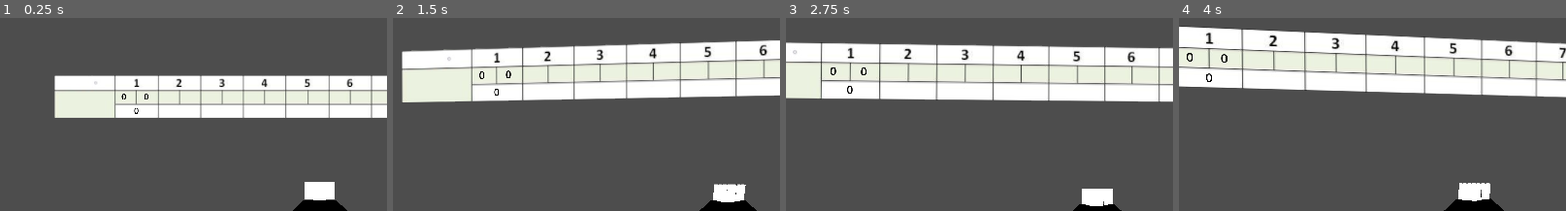
Above: before the commit, frames 1-4 (left to right).
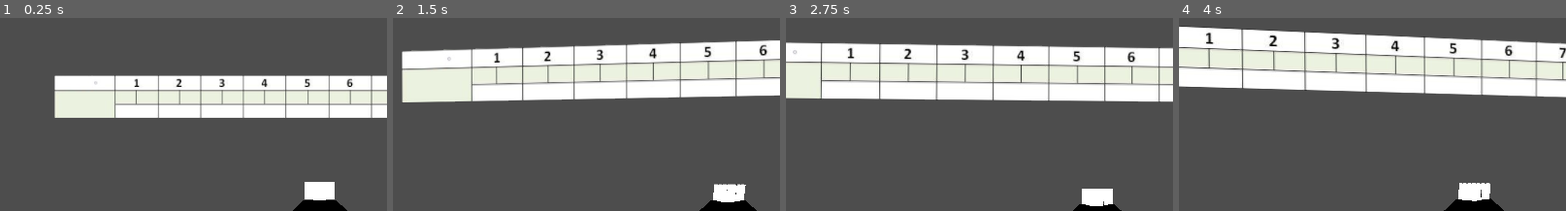
Above: after the commit, the same moments.

Repository: Lewis-Adkins/Godot_Bowling
Game: Godot game, scene res://main.tscn
The game is run twice, just before and just after one commit, with the same random seed, the same clock (stepped at 60 frames per second) and the same inputs.
Inputs (mouse positions are % of the whole screen's width and height, from its top left):
- Up to frame 1 (0.25 s): no input
- Up to frame 2 (1.5 s): move the mouse to (55, 43) at 0.52 s; hold W (move_forward) from 0.53 s (still down); tap E (interact) at 0.6, 1.35 s; move the mouse to (45, 44) at 1.27 s
- Up to frame 3 (2.75 s): keep holding W (move_forward); tap Enter at 2 s; move the mouse to (52, 42) at 2.02 s; tap E (interact) at 2.1 s
- Up to frame 4 (4 s): keep holding W (move_forward); tap Space at 2.75 s; move the mouse to (49, 45) at 2.77 s; tap E (interact) at 2.85, 3.6 s; tap Enter at 3.5 s; move the mouse to (57, 45) at 3.52 s
The pictures show only the part of the screen within x 9-59%, y 0-50%; the shares and areas given below are measured in that part.

The runs differ from the first frame. In frame 1, less than 0.1% of the frame differs, in the area x 31-39%, y 39-50%; in frame 2, less than 0.1%; in frame 3, 0.1%; in frame 4, 0.1%, in the area x 2-13%, y 18-34%.
Error after the commit: Parse Error: Expected variable name after "var". (res://scripts/frame_calculation.gd:7)

Commit message:
fixed going from one frame to the next

Diff:
--- a/entities/ball_launch.tscn
+++ b/entities/ball_launch.tscn
@@ -1,8 +1,8 @@
 [gd_scene load_steps=8 format=3 uid="uid://crln2kflk0v3b"]
 
-[ext_resource type="Script" path="res://entities/ball_launch.gd" id="1_u5imd"]
+[ext_resource type="Script" path="res://scripts/ball_launch.gd" id="1_1ev6s"]
 [ext_resource type="Texture2D" uid="uid://3ueforejq675" path="res://assets/textures/pixar-ball.png" id="2_knf76"]
-[ext_resource type="Script" path="res://entities/ball_launch_camera.gd" id="3_jcrr3"]
+[ext_resource type="Script" path="res://scripts/ball_launch_camera.gd" id="3_llk2t"]
 
 [sub_resource type="PhysicsMaterial" id="PhysicsMaterial_6pign"]
 friction = 0.43
@@ -20,7 +20,7 @@
 physics_material_override = SubResource("PhysicsMaterial_6pign")
 can_sleep = false
 freeze_mode = 1
-script = ExtResource("1_u5imd")
+script = ExtResource("1_1ev6s")
 
 [node name="ball_launch_mesh" type="MeshInstance3D" parent="."]
 layers = 9
@@ -41,7 +41,7 @@
 
 [node name="ball_launch_camera" type="Camera3D" parent="."]
 transform = Transform3D(1, 0, 0, 0, 0.984808, 0.173648, 0, -0.173648, 0.984808, 0, 2, 2.568)
-script = ExtResource("3_jcrr3")
+script = ExtResource("3_llk2t")
 
 [connection signal="tree_entered" from="." to="." method="_on_tree_entered"]
 [connection signal="timeout" from="ball_launch_timer" to="." method="_on_ball_launch_timer_timeout"]
--- a/entities/pillar.tscn
+++ b/entities/pillar.tscn
@@ -1,30 +1,39 @@
 [gd_scene load_steps=6 format=3 uid="uid://clbkx5y0dnspp"]
 
-[ext_resource type="Script" path="res://entities/upright_check.gd" id="1_6l0h0"]
+[ext_resource type="Script" path="res://scripts/upright_check.gd" id="1_xbegr"]
 
 [sub_resource type="GDScript" id="GDScript_um4ei"]
-script/source = "extends RigidBody3D
+script/source = "### ATTACHED TO: entities/pillar.tscn ###
+
+extends RigidBody3D
+
 var number_of_throws: int = 0
 var initial_transform: Transform3D
+
 @onready var ball_thrown_node = $\"../../Player/TwistPivot/PitchPivot/Camera3D/RayCast_player\"
+@onready var reset_timer = $Timer
+
 func _ready():
 	ball_thrown_node.ball_thrown.connect(_on_ball_thrown)
 	initial_transform = global_transform
 
 func _on_ball_thrown() -> void:
 	number_of_throws += 1
-	if number_of_throws == 3:
-		global_transform = initial_transform
-		global_transform.basis = Basis()
 
-		linear_velocity = Vector3.ZERO
-		angular_velocity = Vector3.ZERO
-
-		number_of_throws = 1
+	if number_of_throws == 2:
+		reset_timer.start() # Start the timer after the second throw
 
 
-func _physics_process(delta):
-	pass
+func _on_timer_timeout():
+
+	global_transform = initial_transform
+	global_transform.basis = Basis()
+
+	linear_velocity = Vector3.ZERO
+	angular_velocity = Vector3.ZERO
+
+
+	number_of_throws = 0 # Reset the number of throws after reset
 "
 
 [sub_resource type="StandardMaterial3D" id="StandardMaterial3D_llb7i"]
@@ -55,4 +64,10 @@
 collide_with_bodies = false
 debug_shape_custom_color = Color(0.34947, 0.746289, 0.318432, 1)
 debug_shape_thickness = 4
-script = ExtResource("1_6l0h0")
+script = ExtResource("1_xbegr")
+
+[node name="Timer" type="Timer" parent="."]
+wait_time = 6.0
+one_shot = true
+
+[connection signal="timeout" from="Timer" to="." method="_on_timer_timeout"]
--- a/enviroment/pillar_pyramid.tscn
+++ b/enviroment/pillar_pyramid.tscn
@@ -1,6 +1,6 @@
 [gd_scene load_steps=4 format=3 uid="uid://d06lr0grmjxqy"]
 
-[ext_resource type="Script" path="res://enviroment/point_aggregation.gd" id="1_3bysr"]
+[ext_resource type="Script" path="res://scripts/point_aggregation.gd" id="1_3bysr"]
 [ext_resource type="PackedScene" uid="uid://clbkx5y0dnspp" path="res://entities/pillar.tscn" id="1_rmwtm"]
 [ext_resource type="PackedScene" uid="uid://borfm64hew3d4" path="res://enviroment/upright_check_area.tscn" id="2_rlf4p"]
 
--- a/enviroment/score_screen.tscn
+++ b/enviroment/score_screen.tscn
@@ -1,7 +1,7 @@
 [gd_scene load_steps=3 format=3 uid="uid://dborw6l1jokof"]
 
 [ext_resource type="Texture2D" uid="uid://e8s6433prgkb" path="res://assets/textures/bowling_score_sheet.jpg" id="1_qbs7d"]
-[ext_resource type="Script" path="res://enviroment/BowlingScoreSheet.gd" id="2_nafxj"]
+[ext_resource type="Script" path="res://scripts/BowlingScoreSheet.gd" id="2_nafxj"]
 
 [node name="ScoreScreen" type="Node3D"]
 transform = Transform3D(1, 0, 0, 0, 1, 0, 0, 0, 1, 0, 0, -0.629185)
--- a/main.tscn
+++ b/main.tscn
@@ -5,7 +5,7 @@
 [ext_resource type="PackedScene" uid="uid://s7re5t268a3c" path="res://enviroment/boundaries/foul_line.tscn" id="4_tmrkx"]
 [ext_resource type="PackedScene" uid="uid://d06lr0grmjxqy" path="res://enviroment/pillar_pyramid.tscn" id="5_2mtjm"]
 [ext_resource type="PackedScene" uid="uid://cqv2702roktbm" path="res://entities/ball.tscn" id="5_n7uxm"]
-[ext_resource type="Script" path="res://frame_calculation.gd" id="6_u1bj6"]
+[ext_resource type="Script" path="res://scripts/frame_calculation.gd" id="6_u1bj6"]
 [ext_resource type="PackedScene" uid="uid://dborw6l1jokof" path="res://enviroment/score_screen.tscn" id="7_e0xra"]
 
 [sub_resource type="StandardMaterial3D" id="StandardMaterial3D_sn5xl"]
@@ -74,7 +74,17 @@
 [node name="frame_calculation" type="Node3D" parent="."]
 script = ExtResource("6_u1bj6")
 
+[node name="next_frame_timer" type="Timer" parent="frame_calculation"]
+wait_time = 4.5
+one_shot = true
+
+[node name="strike_spare_timer" type="Timer" parent="frame_calculation"]
+wait_time = 0.2
+one_shot = true
+
 [node name="ScoreScreen" parent="." instance=ExtResource("7_e0xra")]
 transform = Transform3D(1, 0, 0, 0, 1, 0, 0, 0, 1, 0, 3.51219, -8.54431)
 
 [connection signal="tree_entered" from="." to="frame_calculation" method="_on_world_tree_entered"]
+[connection signal="timeout" from="frame_calculation/next_frame_timer" to="frame_calculation" method="_on_next_frame_timer_timeout"]
+[connection signal="timeout" from="frame_calculation/strike_spare_timer" to="frame_calculation" method="_on_strike_spare_timer_timeout"]
--- a/player/player.tscn
+++ b/player/player.tscn
@@ -1,7 +1,7 @@
 [gd_scene load_steps=11 format=3 uid="uid://diauyr686fq8"]
 
-[ext_resource type="Script" path="res://player/player.gd" id="1_r6ef5"]
-[ext_resource type="Script" path="res://player/raycast_interact.gd" id="2_26vme"]
+[ext_resource type="Script" path="res://scripts/player.gd" id="1_r6ef5"]
+[ext_resource type="Script" path="res://scripts/raycast_interact.gd" id="2_26vme"]
 [ext_resource type="PackedScene" uid="uid://cyetd25ga0uh6" path="res://entities/rifle.tscn" id="3_6mx6s"]
 
 [sub_resource type="CapsuleMesh" id="CapsuleMesh_lc8nt"]
--- a/project.godot
+++ b/project.godot
@@ -21,7 +21,8 @@
 "res://assets/": "pink",
 "res://entities/": "green",
 "res://enviroment/": "red",
-"res://player/": "blue"
+"res://player/": "blue",
+"res://scripts/": "orange"
 }
 
 [input]
--- a/enviroment/BowlingScoreSheet.gd
+++ b/scripts/BowlingScoreSheet.gd
@@ -1,6 +1,10 @@
+### ATTACHED TO: enviroment/ScoreScreen/BowlingScoreSheet ###
+
 extends Sprite3D
 
 @onready var all_frames = get_node("../../frame_calculation").all_frames
+@onready var final_score = get_node("../../frame_calculation").final_score
+
 
 func filling_score_card()->void:
 
@@ -8,20 +12,28 @@
 	var scores_per_frame: int = 4 # Score per frame + 1 because of iterator... its really 3
 	var frame_labels: Node
 
+	var final_score_label:Node
+
+	final_score_label = get_node("Final_Score")
+
+
+
 	for frames in range(1, number_of_frames):
 		for scores in range(1, scores_per_frame):
 			frame_labels = get_node("Frame_"+str(frames)+"_"+str(scores))
 
 			var score_input: String = str(all_frames["Frame #" + str(frames)][scores-1])
+			#
+			#if str(all_frames["Frame #" + str(frames)][0]) == "10":
+				#score_input = "X"
+				#
+			#if str(all_frames["Frame #" + str(frames)][1]) == "10":
+				#score_input = "/"
 
 			frame_labels.set_text(score_input)
-
-
 
 func _ready():
 	pass # Replace with function body.
 
-
-
 func _process(delta):
 	filling_score_card()
--- a/entities/ball_launch.gd
+++ b/scripts/ball_launch.gd
@@ -1,3 +1,5 @@
+### ATTACHED TO: entities/ball_launch.tscn ###
+
 extends RigidBody3D
 
 const SPEED = 200.0
@@ -24,8 +26,5 @@
 func _on_ball_launch_timer_timeout():
 	queue_free()
 
-
-
-
 func _on_tree_entered():
 	pass # Replace with function body.
--- a/entities/ball_launch_camera.gd
+++ b/scripts/ball_launch_camera.gd
@@ -1,3 +1,5 @@
+### ATTACHED TO: entities/ball_launch/ball_launch_camera ###
+
 extends Camera3D
 
 @onready var ball := get_parent()
--- a/frame_calculation.gd
+++ b/scripts/frame_calculation.gd
@@ -2,7 +2,9 @@
 
 @onready var ball_thrown_node = $"../Player/TwistPivot/PitchPivot/Camera3D/RayCast_player"
 @onready var pillar_pyramid = $"../pillar_pyramid"
-
+@onready var next_frame_timer = get_node("next_frame_timer")
+@onready var strike_frame_timer = get_node("strike_spare_timer")
+@onready var
 var number_of_throws: int = 0
 var number_of_frames: int = 10
 
@@ -10,16 +12,19 @@
 var two_throw_frame_score_combined : int
 
 var final_score: int = 0
+var final_score_label: int
 
 var all_frames : Dictionary
 var frame_label: String
 var your_frame : int = 1
 var frame_index: int = 0
 
-var strike_code: String = "X"
+var strike_code: int = 11
+var spare_code: int = 10
 
 func _ready():
 	ball_thrown_node.ball_thrown.connect(_on_ball_thrown)
+
 
 func record_throw_score(score: int) -> int:
 
@@ -27,26 +32,43 @@
 	throw_score += score
 	return throw_score
 
-func _on_ball_thrown() -> Array:
+func _on_ball_thrown() -> void:
 	number_of_throws += 1
-	if number_of_throws == 3:
 
-		frame_index += 1
-		final_score += all_frames["Frame #" + str(frame_index)][2]
+	if number_of_throws == 2:
+		next_frame_timer.start()
 
-		your_frame += 1
-		two_throw_frame_score = Vector3(0,0,0)
+func strike():
+	frame_index += 1
+	final_score += all_frames["Frame #" + str(frame_index)][2]
 
+	your_frame += 1
+	two_throw_frame_score = Vector3(0,0,0)
 
-		number_of_throws = 1
+	number_of_throws = 0
 
 	return [number_of_throws, your_frame, final_score]
+
+func _on_next_frame_timer_timeout():
+	frame_index += 1
+	final_score += all_frames["Frame #" + str(frame_index)][2]
+
+	your_frame += 1
+	two_throw_frame_score = Vector3(0,0,0)
+
+	number_of_throws = 0
+
+	return [number_of_throws, your_frame, final_score]
+
+func _on_strike_spare_timer_timeout():
+	_on_next_frame_timer_timeout()
 
 func store_throw_score(pins_knocked: int, two_throw_frame_score: Vector3, recorded_throw_score: int):
 	recorded_throw_score = record_throw_score(pins_knocked)
 	two_throw_frame_score[0] = recorded_throw_score
 
 func _process(delta):
+
 
 	var sum_of_points = pillar_pyramid.sum_of_points
 
@@ -56,17 +78,25 @@
 	if number_of_throws == 1:
 		var first_score: int = record_throw_score(sum_of_points)
 
-		#if first_score == 10:
-			#two_throw_frame_score[0] = 5
-
-		#else:
-
 		two_throw_frame_score[0] = first_score
 
+		if two_throw_frame_score[0] == 10:
+
+			strike_frame_timer.start()
+
 	elif number_of_throws == 2:
+
 		var second_score: int = record_throw_score(sum_of_points)
+
 		second_score = second_score - two_throw_frame_score[0]
 		two_throw_frame_score[1] = second_score
 
+
+
+
 	two_throw_frame_score_combined = two_throw_frame_score[0] + two_throw_frame_score[1]
 	two_throw_frame_score[2] = two_throw_frame_score_combined
+
+
+
+	print(all_frames)
--- a/player/player.gd
+++ b/scripts/player.gd
@@ -1,3 +1,5 @@
+### ATTACHED TO: player.tscn - Player ###
+
 extends RigidBody3D
 
 var mouse_sensitivity := 0.001
--- a/enviroment/point_aggregation.gd
+++ b/scripts/point_aggregation.gd
@@ -1,3 +1,5 @@
+### ATTACHED TO: enviroment/pillar_pyramid ###
+
 extends Node3D
 
 var number_of_pillars: int = 10
--- a/player/raycast_interact.gd
+++ b/scripts/raycast_interact.gd
@@ -1,3 +1,5 @@
+### ATTACHED TO: player.tscn - Player/TwistPivot/PitchPivot/Camera3D/RayCast_player ###
+
 extends RayCast3D
 
 @onready var hold_pos = $HoldPosition
--- a/entities/upright_check.gd
+++ b/scripts/upright_check.gd
@@ -1,3 +1,5 @@
+### ATTACHED TO: entities/pillar/upright_check ###
+
 extends RayCast3D
 
 var is_knocked: int
